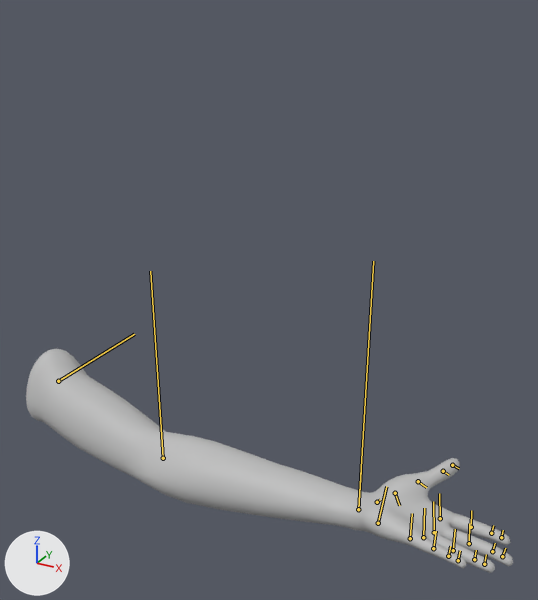
The Blender file Assets/Avatar/Meshes/OculusArm_L.blend: old version first, new version second.
Before and after are seen from a 50 mm camera at (26.2, -70.8, 61.2) aimed at (-15.1, 4.3, 23.6). Every picture has the same lights, and +X, +Y and +Z are marked at lower left. The bones that bend it are drawn over the model as lines.

Names of what the first picture shows: 'l_handMeshNode'.
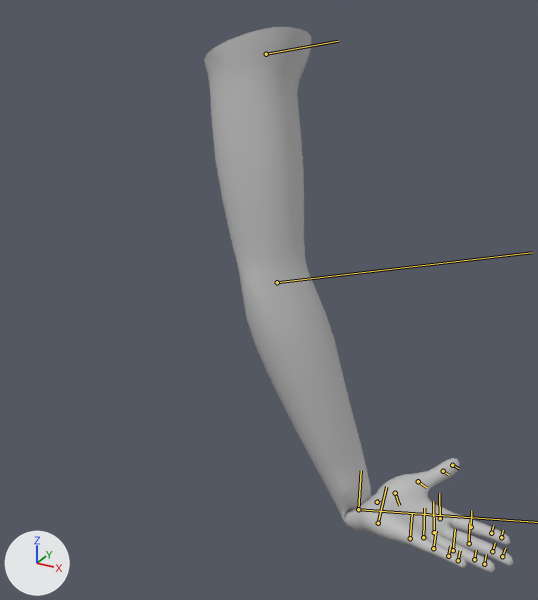
The newer file adds an action. The first version stands in its rest pose; the second is drawn at frame 100 of the action 'wrist'.

Changed parts and their boxes (x1, y1, x2, y2) in the pictures (538 x 600 px):
'l_handMeshNode', posed (36% narrower, 143% taller)
    before: (26, 349, 513, 573)
    after: (204, 27, 513, 573)

What the commit changed:
Bone 'b_l_forearm_stub' (bone_b_l_forearm_stub) turns from (0, 0, 0) to (0, 0, -73) degrees about its own x, y and z.
